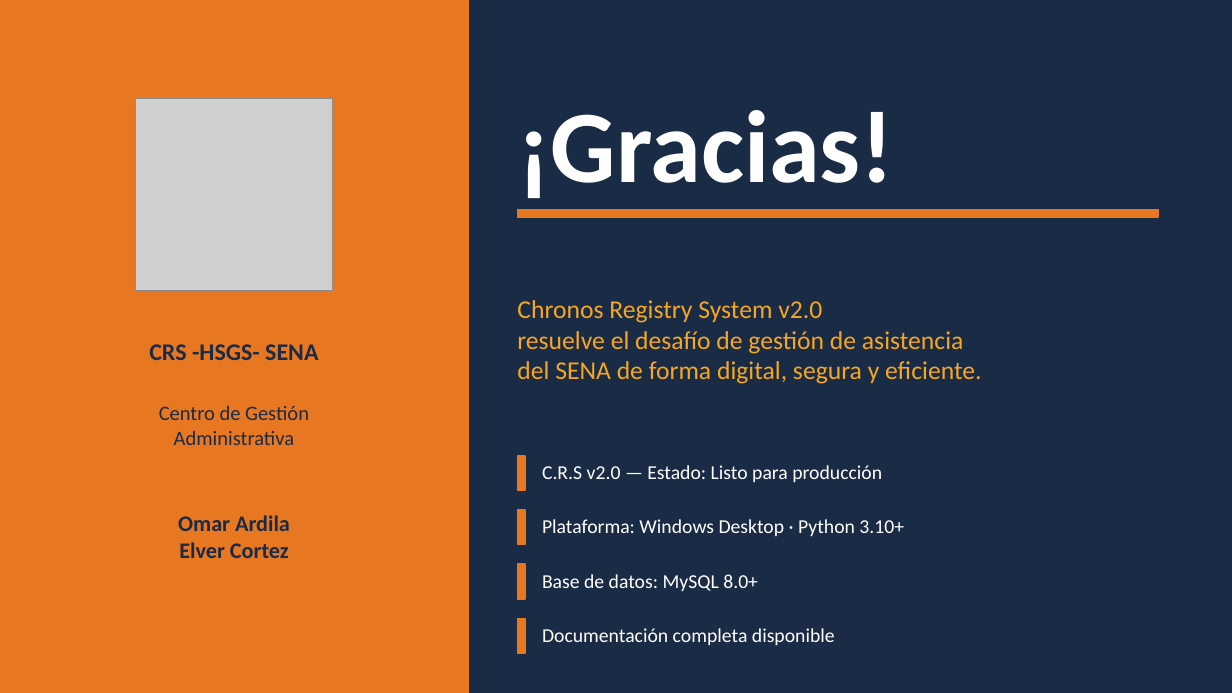
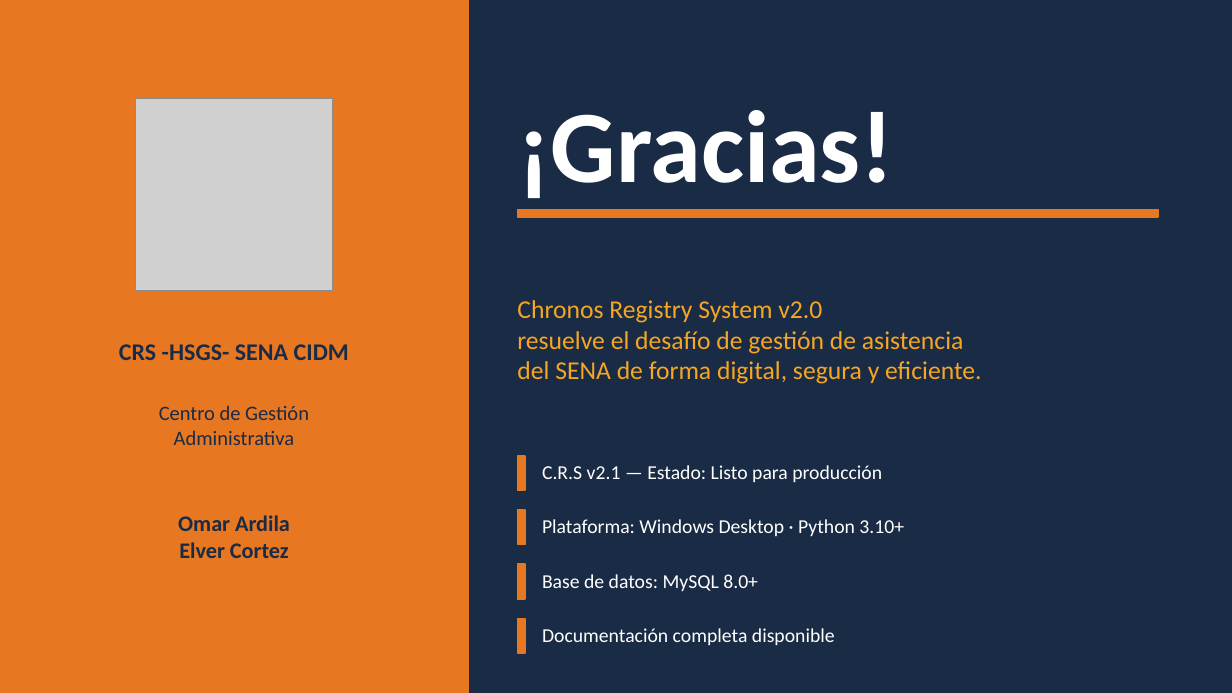
Before and after one commit to GravisLudio/3232672, a slide deck: slide 8 of Base_proyecto/documentacion/CRS_Presentacion_Final.pptx. Drawn at 1232x693 pixels with LibreOffice and Linux fonts; fonts in the diff are those of the drawing; grey boxes stand for pictures. Boxes give left, top, right and bottom in pixels: in the first picture for what was removed or moved away, otherwise in the second. Text is boxed around its words. In the diff, an @@ line names an element or a change of style, - is before the commit and + after.

```diff
--- a/Base_proyecto/documentacion/CRS_Presentacion_Final.pptx
+++ b/Base_proyecto/documentacion/CRS_Presentacion_Final.pptx
@@ text at (x1=119, y1=344, x2=349, y2=360): text changed @@
-CRS -HSGS- SENA
+CRS -HSGS- SENA CIDM
@@ text at (x1=542, y1=465, x2=882, y2=482): text changed @@
-C.R.S v2.0 — Estado: Listo para producción
+C.R.S v2.1 — Estado: Listo para producción
```
Also in this commit, not shown: 2 other slides changed.
